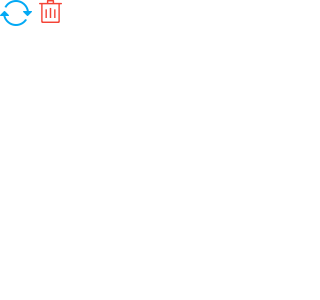
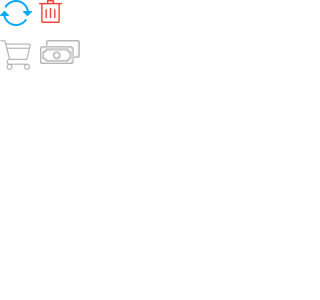
Two versions of the same layered image (w=320, h=300). Layer-by-layer changes:
added layer "Layer 4" above "Layer 3" over [40, 40, 80, 64]
added layer "Layer 3" above "Layer 2" over [0, 40, 31, 70]
